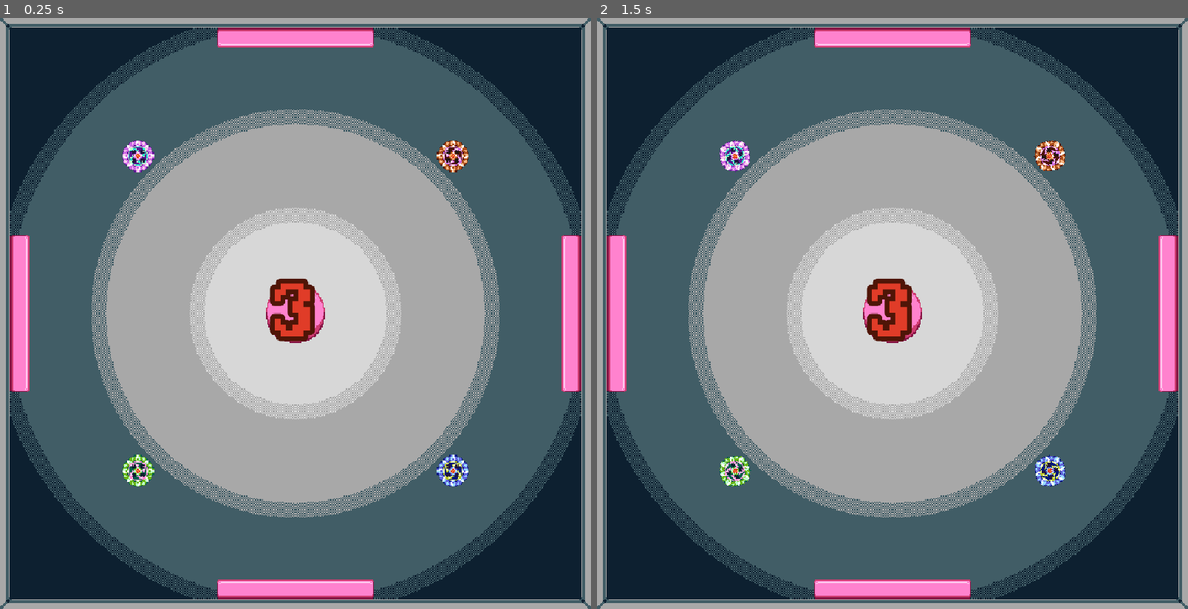
Above: before the commit, frames 1-2 (left to right).
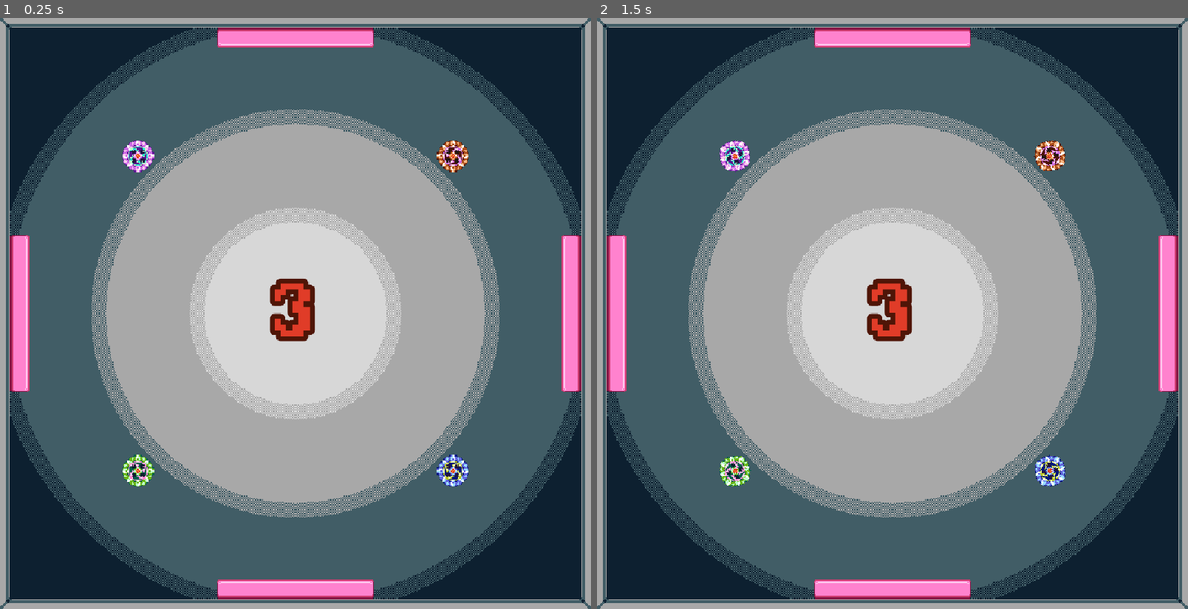
Above: after the commit, the same moments.

Repository: We-ALL-Play-Warthunder-Not-Just-Me/verySeriousSpinningCottonCandyGame
Game: Godot game, scene res://main_game.tscn
The game is run twice, just before and just after one commit, with the same random seed, the same clock (stepped at 60 frames per second) and the same inputs. The engine's default icon, where the game draws it, is replaced by a stand-in: a white triangle on a blue panel in a dark square. Sound files missing from this copy of the repository are replaced by a short silence.
Inputs (mouse positions are in pixels of both pictures, inside the frame that each line leads up to):
- Up to frame 1 (0.25 s): no input
- Up to frame 2 (1.5 s): tap Enter (ui_accept) at 0.5, 0.77, 1.25 s; move the mouse to (732, 473) at 0.52 s; press the mouse at (732, 473) at 0.53 s; move the mouse to (774, 343) at 1.27 s; release the mouse at (774, 343) at 1.28 s; tap R at 1.35 s

The runs differ from the first frame. In frame 1, 0.2% of the frame differs, in the area x 45-55%, y 46-55%; in frame 2, 0.2%.

Commit message:
Middle Bound died so Repulsion can live
Just a bit of repulsion during contact. I believe I put it in a spot that won't cause problems with damage since the values needed are already stored and kept before doing anything with velocity.

Diff:
--- a/Base/Base.gd
+++ b/Base/Base.gd
@@ -79,9 +79,15 @@
 			sfx.random_hurt_sound()
 			steal_spin(self, body, stats.MaxDamage)
 
+func repulsion(spinner: RigidBody2D):
+	#Trying to make sure we bounce away a little bit
+	var opposite_direction = -self.position.direction_to(spinner.position)
+	self.apply_force(spinner.previous_frame * 0.3 * opposite_direction)
+
 func steal_spin(spinner_one: RigidBody2D, spinner_two: RigidBody2D, damage: int):
 	var spinner_one_force = abs(spinner_one.previous_frame.length())
 	var spinner_two_force = abs(spinner_two.previous_frame.length())
+	repulsion(spinner_two)
 	if spinner_one_force > spinner_two_force:
 		print("We got 'em!")
 		var force_total = (spinner_one_force + spinner_two_force)
--- a/main_game.tscn
+++ b/main_game.tscn
@@ -4,7 +4,6 @@
 [ext_resource type="Script" uid="uid://b3mexmqks0wdv" path="res://center_stage.gd" id="1_2pltu"]
 [ext_resource type="Script" uid="uid://c2lkm3t8ksxn4" path="res://spinner_spawner.gd" id="1_l5ukw"]
 [ext_resource type="PackedScene" uid="uid://c1kjh2bp3nhq6" path="res://Player/Player.tscn" id="2_l5ukw"]
-[ext_resource type="Texture2D" uid="uid://hkyytamvn15b" path="res://Assets/Images/Very Serious Round Bumper.png" id="3_jgkyn"]
 [ext_resource type="PackedScene" uid="uid://byggay1shakk" path="res://Enemies/Jimby.tscn" id="4_6bm6p"]
 [ext_resource type="Script" uid="uid://dvg2qi60ngnjj" path="res://round_timer.gd" id="4_dugkq"]
 [ext_resource type="Texture2D" uid="uid://b5qmy2h6f8als" path="res://Assets/Images/Very Serious Square Bumper.png" id="4_qpaub"]
@@ -38,9 +37,6 @@
 friction = 0.0
 bounce = 1.0
 
-[sub_resource type="CircleShape2D" id="CircleShape2D_tsdbm"]
-radius = 24.0
-
 [sub_resource type="RectangleShape2D" id="RectangleShape2D_an1vu"]
 size = Vector2(128.00008, 16)
 
@@ -128,18 +124,6 @@
 position = Vector2(-1.5258789e-05, 0)
 scale = Vector2(0.9999998, 1)
 texture = ExtResource("1_02kkc")
-
-[node name="BouncePad" type="StaticBody2D" parent="." unique_id=1780365885]
-position = Vector2(-1.5258789e-05, 0)
-scale = Vector2(0.9999998, 1)
-physics_material_override = SubResource("PhysicsMaterial_b8qva")
-
-[node name="Sprite2D" type="Sprite2D" parent="BouncePad" unique_id=1242025646]
-texture = ExtResource("3_jgkyn")
-
-[node name="CollisionShape2D" type="CollisionShape2D" parent="BouncePad" unique_id=1024222228]
-shape = SubResource("CircleShape2D_tsdbm")
-debug_color = Color(4.512258e-09, 0.04645966, 0.062253393, 0.41960785)
 
 [node name="BouncePad2" type="StaticBody2D" parent="." unique_id=1489324685]
 position = Vector2(-224.00002, 0)
